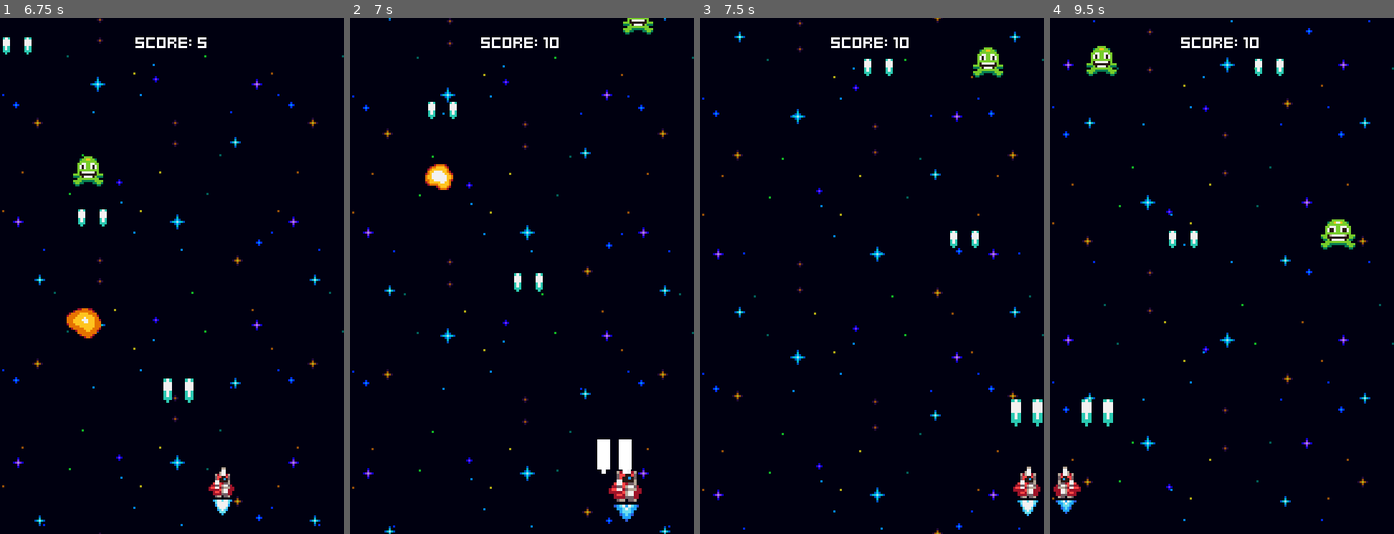
Above: before the commit, frames 1-4 (left to right).
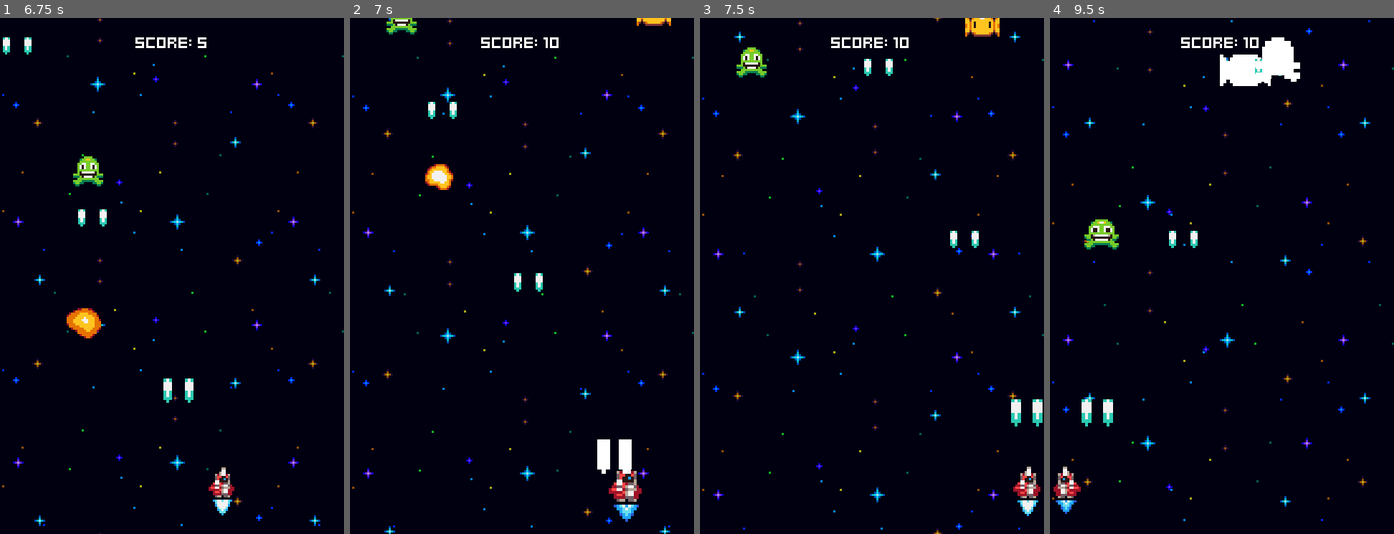
Above: after the commit, the same moments.

Repository: Wilthos/Galaxy-Defiance-Tutorial
Game: Godot game, scene res://menus/menu.tscn
Two runs of this game, one before a commit and one after it. Both use one fixed random seed, a clock stepped at 60 frames per second and the inputs below.
Inputs:
- Up to frame 1 (6.75 s): tap Space at 0.5 s; hold Right (ui_right) 0.53-1.28 s; tap Enter (ui_accept) at 0.6, 0.77, 1.07, 1.35, 1.52, 1.82, 2.1, 2.85, 3.02, 3.32, 3.6, 3.77, 4.07, 4.35, 4.52, 4.82, 5.1, 5.85, 6.02, 6.32, 6.6 s; hold Left (ui_left) 1.28-2.03 s; hold Right (ui_right) 2.03-3.53 s; hold Left (ui_left) 3.53-5.78 s; hold Right (ui_right) from 5.78 s (still down)
- Up to frame 2 (7 s): keep holding Right (ui_right); tap Enter (ui_accept) at 6.77 s
- Up to frame 3 (7.5 s): keep holding Right (ui_right); tap Enter (ui_accept) at 7.07, 7.35 s
- Up to frame 4 (9.5 s): tap Enter (ui_accept) at 7.52, 7.82, 8.1, 8.85, 9.02, 9.32 s; release Right (ui_right) at 8.03 s; hold Left (ui_left) from 8.03 s (still down)

Frame 1 is identical in both runs. In frame 2, 0.5% of the frame differs, in the area x 10-94%, y 0-4%; in frame 3, 1.0%; in frame 4, 2.5%, in the area x 10-89%, y 3-45%.

Commit message:
Completed P1-P14
Completed tutorial up to P14 Yellow Enemy

Diff:
--- a/enemies/enemy.gd
+++ b/enemies/enemy.gd
@@ -1,3 +1,4 @@
+class_name Enemy
 extends Node2D
 
 @onready var stats_component: StatsComponent = $StatsComponent
--- a/enemies/enemy_generator.gd
+++ b/enemies/enemy_generator.gd
@@ -1,19 +1,21 @@
 extends Node2D
 
 @export var GreenEnemyScene: PackedScene
+@export var YellowEnemyScene: PackedScene
 
 var margin = 8
 var screen_width = ProjectSettings.get_setting("display/window/size/viewport_width")
 
 @onready var spawner_component: SpawnerComponent = $SpawnerComponent
 @onready var green_enemy_spawn_timer: Timer = $GreenEnemySpawnTimer
+@onready var yellow_enemy_spawn_timer: Timer = $YellowEnemySpawnTimer
 
 
 
 # Called when the node enters the scene tree for the first time.
 func _ready() -> void:
 	green_enemy_spawn_timer.timeout.connect(handle_spawn.bind(GreenEnemyScene,green_enemy_spawn_timer))
-
+	yellow_enemy_spawn_timer.timeout.connect(handle_spawn.bind(YellowEnemyScene,yellow_enemy_spawn_timer))
 
 func handle_spawn(enemy_scene: PackedScene, timer: Timer) -> void:
 	spawner_component.scene = enemy_scene
--- a/enemies/enemy_generator.tscn
+++ b/enemies/enemy_generator.tscn
@@ -1,12 +1,14 @@
-[gd_scene load_steps=4 format=3 uid="uid://d1ccj87q8icgc"]
+[gd_scene load_steps=5 format=3 uid="uid://d1ccj87q8icgc"]
 
 [ext_resource type="Script" path="res://enemies/enemy_generator.gd" id="1_tnrl3"]
 [ext_resource type="Script" path="res://components/spawner_component.gd" id="2_h172f"]
 [ext_resource type="PackedScene" uid="uid://do8kovgtd845u" path="res://enemies/green_enemy.tscn" id="2_ta6yh"]
+[ext_resource type="PackedScene" uid="uid://cwsyde6qrypb3" path="res://enemies/yellow_enemy.tscn" id="3_qmhrw"]
 
 [node name="EnemyGenerator" type="Node2D"]
 script = ExtResource("1_tnrl3")
 GreenEnemyScene = ExtResource("2_ta6yh")
+YellowEnemyScene = ExtResource("3_qmhrw")
 
 [node name="SpawnerComponent" type="Node2D" parent="."]
 script = ExtResource("2_h172f")
@@ -15,3 +17,8 @@
 wait_time = 2.0
 one_shot = true
 autostart = true
+
+[node name="YellowEnemySpawnTimer" type="Timer" parent="."]
+wait_time = 5.0
+one_shot = true
+autostart = true
--- a/enemies/green_enemy.tscn
+++ b/enemies/green_enemy.tscn
@@ -61,3 +61,4 @@
 
 [node name="CollisionShape2D" type="CollisionShape2D" parent="HitboxComponent" index="0"]
 shape = SubResource("CircleShape2D_gtb54")
+debug_color = Color(0.959656, 2.88785e-07, 0.520413, 0.42)
--- /dev/null
+++ b/enemies/yellow_enemy.gd
@@ -0,0 +1,6 @@
+extends Enemy
+
+# Called when the node enters the scene tree for the first time.
+func _ready() -> void:
+	super() # Run everything in the parent _ready() func
+	move_component.velocity.x = [-20,20].pick_random()
--- /dev/null
+++ b/enemies/yellow_enemy.tscn
@@ -0,0 +1,67 @@
+[gd_scene load_steps=10 format=3 uid="uid://cwsyde6qrypb3"]
+
+[ext_resource type="PackedScene" uid="uid://s4bskxq1avo4" path="res://enemies/enemy.tscn" id="1_iojqm"]
+[ext_resource type="Script" path="res://enemies/yellow_enemy.gd" id="2_1oqit"]
+[ext_resource type="Texture2D" uid="uid://jpw0r617lr8g" path="res://assets/yellow_enemy.png" id="2_pjcn3"]
+[ext_resource type="Script" path="res://components/border_bounce_component.gd" id="4_hgisb"]
+
+[sub_resource type="AtlasTexture" id="AtlasTexture_ygk3g"]
+atlas = ExtResource("2_pjcn3")
+region = Rect2(0, 0, 16, 16)
+
+[sub_resource type="AtlasTexture" id="AtlasTexture_wbmgo"]
+atlas = ExtResource("2_pjcn3")
+region = Rect2(16, 0, 16, 16)
+
+[sub_resource type="SpriteFrames" id="SpriteFrames_2f4jf"]
+animations = [{
+"frames": [{
+"duration": 1.0,
+"texture": SubResource("AtlasTexture_ygk3g")
+}, {
+"duration": 1.0,
+"texture": SubResource("AtlasTexture_wbmgo")
+}],
+"loop": true,
+"name": &"default",
+"speed": 4.0
+}]
+
+[sub_resource type="RectangleShape2D" id="RectangleShape2D_qxmx4"]
+size = Vector2(16, 10)
+
+[sub_resource type="RectangleShape2D" id="RectangleShape2D_57jt8"]
+size = Vector2(8, 8)
+
+[node name="YellowEnemy" instance=ExtResource("1_iojqm")]
+script = ExtResource("2_1oqit")
+
+[node name="AnimatedSprite2D" parent="." index="0"]
+sprite_frames = SubResource("SpriteFrames_2f4jf")
+autoplay = "default"
+frame_progress = 0.148763
+
+[node name="StatsComponent" parent="." index="1"]
+health = 6
+
+[node name="MoveComponent" parent="." index="2"]
+velocity = Vector2(0, 10)
+
+[node name="VisibleOnScreenNotifier2D" parent="." index="3"]
+position = Vector2(4.17233e-07, 0)
+scale = Vector2(0.8, 0.5)
+
+[node name="CollisionShape2D" type="CollisionShape2D" parent="HurtboxComponent" index="0"]
+shape = SubResource("RectangleShape2D_qxmx4")
+
+[node name="CollisionShape2D" type="CollisionShape2D" parent="HitboxComponent" index="0"]
+shape = SubResource("RectangleShape2D_57jt8")
+debug_color = Color(0.970468, 0, 0.454518, 0.42)
+
+[node name="ScoreComponent" parent="." index="12"]
+adjust_amount = 10
+
+[node name="BorderBounceComponent" type="Node" parent="." index="13" node_paths=PackedStringArray("actor", "move_component")]
+script = ExtResource("4_hgisb")
+actor = NodePath("..")
+move_component = NodePath("../MoveComponent")
--- a/menus/game_over.gd
+++ b/menus/game_over.gd
@@ -1,6 +1,19 @@
 extends Control
+
+@export var game_stats: GameStats
+
+@onready var score_value: Label = %ScoreValue
+@onready var high_score_value: Label = %HighScoreValue
+
+func _ready() -> void:
+	if game_stats.score > game_stats.highscore:
+		game_stats.highscore = game_stats.score
+
+	score_value.text = str(game_stats.score)
+	high_score_value.text = str(game_stats.highscore)
 
 # Called every frame. 'delta' is the elapsed time since the previous frame.
 func _process(delta: float) -> void:
 	if Input.is_action_just_pressed("ui_accept"):
+		game_stats.score = 0
 		get_tree().change_scene_to_file("res://world.tscn")
--- a/menus/game_over.tscn
+++ b/menus/game_over.tscn
@@ -1,6 +1,7 @@
-[gd_scene load_steps=5 format=3 uid="uid://cg4lm7yywk46x"]
+[gd_scene load_steps=6 format=3 uid="uid://cg4lm7yywk46x"]
 
 [ext_resource type="Script" path="res://menus/game_over.gd" id="1_gab0n"]
+[ext_resource type="Resource" uid="uid://bhyol76hy8g15" path="res://game_stats.tres" id="2_5o3v0"]
 [ext_resource type="PackedScene" uid="uid://yiem2sysrjf2" path="res://effects/space_background.tscn" id="2_mb6gg"]
 [ext_resource type="LabelSettings" uid="uid://c4bk85cl0u4xl" path="res://fonts/title_label_settings.tres" id="3_44i7x"]
 [ext_resource type="LabelSettings" uid="uid://dmtgl4wsvfd7y" path="res://fonts/default_label_settings.tres" id="4_ocf17"]
@@ -13,6 +14,7 @@
 grow_horizontal = 2
 grow_vertical = 2
 script = ExtResource("1_gab0n")
+game_stats = ExtResource("2_5o3v0")
 
 [node name="SpaceBackground" parent="." instance=ExtResource("2_mb6gg")]
 
@@ -27,14 +29,49 @@
 [node name="VBoxContainer" type="VBoxContainer" parent="CenterContainer"]
 layout_mode = 2
 
-[node name="GamePverLabel" type="Label" parent="CenterContainer/VBoxContainer"]
+[node name="GameOverLabel" type="Label" parent="CenterContainer/VBoxContainer"]
 layout_mode = 2
 text = "Game Over"
 label_settings = ExtResource("3_44i7x")
 horizontal_alignment = 1
 
+[node name="ScoreHBoxContainer" type="HBoxContainer" parent="CenterContainer/VBoxContainer"]
+layout_mode = 2
+
+[node name="ScoreLabel" type="Label" parent="CenterContainer/VBoxContainer/ScoreHBoxContainer"]
+layout_mode = 2
+size_flags_horizontal = 3
+text = "Score:"
+label_settings = ExtResource("4_ocf17")
+
+[node name="ScoreValue" type="Label" parent="CenterContainer/VBoxContainer/ScoreHBoxContainer"]
+unique_name_in_owner = true
+layout_mode = 2
+text = "0"
+label_settings = ExtResource("4_ocf17")
+
+[node name="HighScoreHBoxContainer2" type="HBoxContainer" parent="CenterContainer/VBoxContainer"]
+layout_mode = 2
+
+[node name="HighScoreLabel" type="Label" parent="CenterContainer/VBoxContainer/HighScoreHBoxContainer2"]
+layout_mode = 2
+size_flags_horizontal = 3
+text = "High Score:"
+label_settings = ExtResource("4_ocf17")
+
+[node name="HighScoreValue" type="Label" parent="CenterContainer/VBoxContainer/HighScoreHBoxContainer2"]
+unique_name_in_owner = true
+layout_mode = 2
+text = "0"
+label_settings = ExtResource("4_ocf17")
+
+[node name="VSpace" type="Control" parent="CenterContainer/VBoxContainer"]
+custom_minimum_size = Vector2(0, 32)
+layout_mode = 2
+
 [node name="MenuLabel" type="Label" parent="CenterContainer/VBoxContainer"]
 layout_mode = 2
-text = "Press 'SPACE' to Return to Start Menu"
+text = "Press 'SPACE' to Return
+to Start Menu"
 label_settings = ExtResource("4_ocf17")
 horizontal_alignment = 1
--- a/project.godot
+++ b/project.godot
@@ -15,6 +15,10 @@
 config/features=PackedStringArray("4.3", "Forward Plus")
 config/icon="res://icon.svg"
 
+[autoload]
+
+ResourceStash="*res://resource_stash.gd"
+
 [display]
 
 window/size/viewport_width=160
--- /dev/null
+++ b/resource_stash.gd
@@ -0,0 +1,3 @@
+extends Node
+
+var game_stats: GameStats = load("res://game_stats.tres")
--- a/world.gd
+++ b/world.gd
@@ -7,6 +7,7 @@
 
 # Called when the node enters the scene tree for the first time.
 func _ready() -> void:
+	randomize()
 	update_score_label(game_stats.score)
 	game_stats.score_changed.connect(update_score_label)
 
